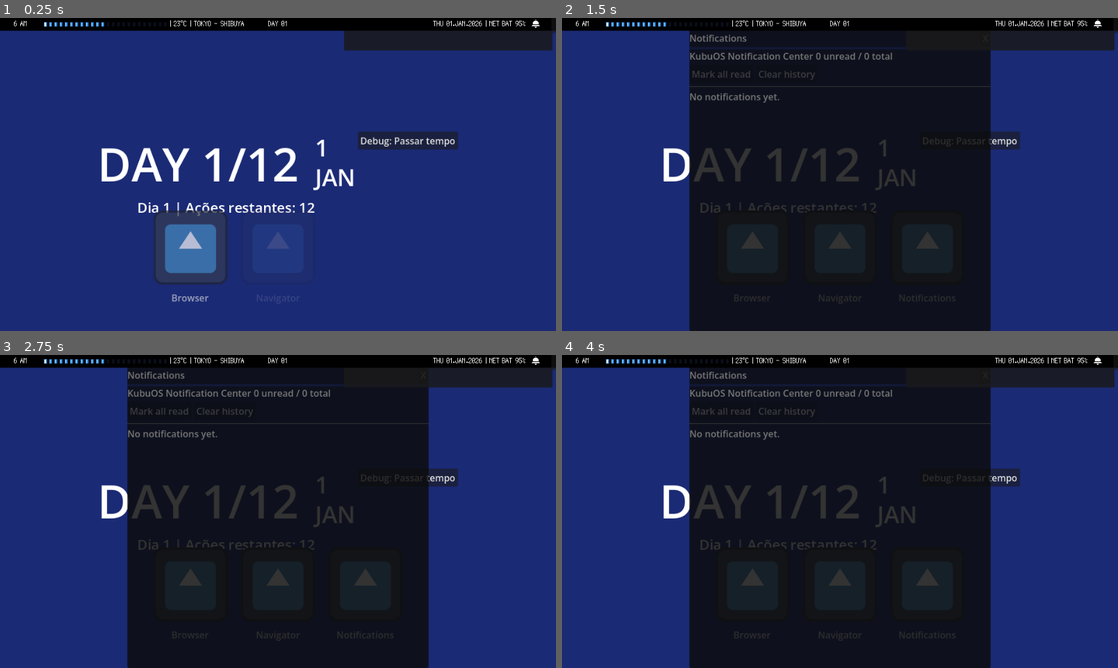
Above: before the commit, frames 1-4 (two rows, left to right).
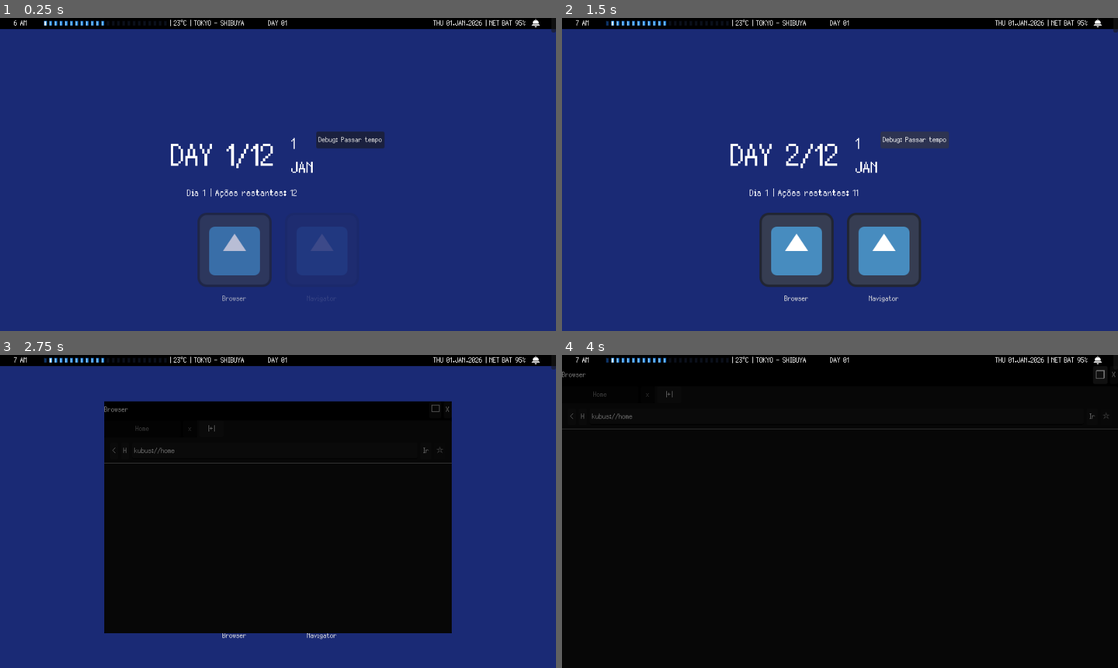
Above: after the commit, the same moments.

Repository: GYU-GAZE/NULL-NETWORK
Game: Godot game, scene res://core/main.tscn
The game is run twice, just before and just after one commit, with the same random seed, the same clock (stepped at 60 frames per second) and the same inputs. The engine's default icon, where the game draws it, is replaced by a stand-in: a white triangle on a blue panel in a dark square.
Inputs (mouse positions are in pixels of both pictures, inside the frame that each line leads up to):
- Up to frame 1 (0.25 s): no input
- Up to frame 2 (1.5 s): click (928, 262) at 0.5 s, where only the run before the commit has a clickable "Notifications"; click "Debug: Passar tempo" at 1.25 s
- Up to frame 3 (2.75 s): click "Browser" at 2 s
- Up to frame 4 (4 s): click "Navigator" at 2.75 s; click (995, 408) at 3.5 s, where only the run after the commit has a clickable "□"

The runs differ from the first frame. In frame 1, 11% of the frame differs, in the area x 0-100%, y 0-92%; in frame 2, 55%; in frame 3, 30%; in frame 4, 55%, in the area x 0-100%, y 0-100%.

Commit message:
forum respect window limit

Diff:
--- a/apps/browser/app_browser.tscn
+++ b/apps/browser/app_browser.tscn
@@ -1,6 +1,5 @@
 [gd_scene format=3 uid="uid://dcoqma7h6c75u"]
 
-[ext_resource type="Theme" uid="uid://di75uk752biah" path="res://data/assets/themes/kububrowser.tres" id="1_ipe0g"]
 [ext_resource type="Script" uid="uid://cwms4o3bngg47" path="res://apps/browser/browser.gd" id="1_mufrk"]
 [ext_resource type="PackedScene" uid="uid://c15t5fwjule8g" path="res://apps/browser/browser_tab_button.tscn" id="2_4noms"]
 [ext_resource type="PackedScene" uid="uid://br0t7kf5rrafw" path="res://apps/browser/browser_new_tab_button.tscn" id="3_fx11j"]
@@ -9,7 +8,7 @@
 [ext_resource type="PackedScene" uid="uid://dlkm01xdtlvo2" path="res://systems/ui/alert_box.tscn" id="5_l1ivm"]
 
 [node name="BrowserApp" type="Panel" unique_id=1373929234]
-theme = ExtResource("1_ipe0g")
+clip_contents = true
 script = ExtResource("1_mufrk")
 tab_button_scene = ExtResource("2_4noms")
 new_tab_button_scene = ExtResource("3_fx11j")
@@ -92,6 +91,7 @@
 layout_mode = 2
 
 [node name="ContentArea" type="MarginContainer" parent="MainVBox" unique_id=1789936585]
+clip_contents = true
 layout_mode = 2
 size_flags_vertical = 3
 
@@ -106,10 +106,18 @@
 size_flags_horizontal = 3
 size_flags_vertical = 3
 
-[node name="CustomSiteContainer" type="MarginContainer" parent="MainVBox/ContentArea" unique_id=1185931622]
+[node name="CustomSiteScroll" type="ScrollContainer" parent="MainVBox/ContentArea" unique_id=1164053081]
 unique_name_in_owner = true
 visible = false
 layout_mode = 2
+horizontal_scroll_mode = 0
+
+[node name="CustomSiteContainer" type="MarginContainer" parent="MainVBox/ContentArea/CustomSiteScroll" unique_id=1185931622]
+unique_name_in_owner = true
+visible = false
+layout_mode = 2
+size_flags_horizontal = 3
+size_flags_vertical = 3
 
 [node name="AlertLayer" type="Control" parent="." unique_id=1159255861]
 layout_mode = 1
--- a/apps/browser/browser.gd
+++ b/apps/browser/browser.gd
@@ -29,6 +29,7 @@
 
 @onready var normal_site_scroll: ScrollContainer = %NormalSiteScroll
 @onready var normal_site_content: VBoxContainer = %NormalSiteContent
+@onready var custom_site_scroll: ScrollContainer = %CustomSiteScroll
 @onready var custom_site_container: MarginContainer = %CustomSiteContainer
 
 var tabs: Array[BrowserTabData] = []
@@ -323,7 +324,7 @@
 
 
 func _render_403_error() -> void:
-	custom_site_container.hide()
+	custom_site_scroll.hide()
 	normal_site_scroll.show()
 
 	var error_label := Label.new()
@@ -335,7 +336,7 @@
 
 
 func _render_missing_scene_error(page: WebsitePage) -> void:
-	custom_site_container.hide()
+	custom_site_scroll.hide()
 	normal_site_scroll.show()
 
 	var error_label := Label.new()
@@ -348,10 +349,16 @@
 
 func _render_custom_site(scene: PackedScene, state: Dictionary = {}) -> void:
 	normal_site_scroll.hide()
-	custom_site_container.show()
+	custom_site_scroll.show()
 
 	var instance: Node = scene.instantiate()
 	custom_site_container.add_child(instance)
+
+	if instance is Control:
+		var control := instance as Control
+		control.custom_minimum_size = Vector2.ZERO
+		control.size_flags_horizontal = Control.SIZE_EXPAND_FILL
+		control.size_flags_vertical = Control.SIZE_EXPAND_FILL
 
 	_connect_browser_navigation_signals(instance)
 
--- /dev/null
+++ b/core/autoloads/kubu_os_metrics.gd
@@ -0,0 +1,43 @@
+extends Node
+
+signal metrics_changed
+
+@export_category("Base")
+@export var base_resolution: Vector2 = Vector2(960, 540)
+
+@export_category("OS Chrome")
+@export var taskbar_height: float = 19.0
+@export var dock_height: float = 0.0
+@export var reserved_left_width: float = 0.0
+@export var reserved_right_width: float = 0.0
+
+@export_category("Notifications")
+@export var notification_panel_size: Vector2 = Vector2(360, 300)
+@export var notification_right_margin: float = 6.0
+@export var notification_top_gap: float = 0.0
+
+@export_category("Toast")
+@export var toast_right_margin: float = 6.0
+@export var toast_top_gap: float = 4.0
+@export var toast_hidden_extra_y: float = 6.0
+
+@export_category("Windows")
+@export var default_window_margin: float = 0.0
+
+
+func get_work_area_position() -> Vector2:
+	return Vector2(
+		reserved_left_width,
+		taskbar_height
+	)
+
+
+func get_work_area_size(parent_size: Vector2) -> Vector2:
+	return Vector2(
+		max(0.0, parent_size.x - reserved_left_width - reserved_right_width),
+		max(0.0, parent_size.y - taskbar_height - dock_height)
+	)
+
+
+func emit_changed() -> void:
+	metrics_changed.emit()
--- a/core/main.tscn
+++ b/core/main.tscn
@@ -5,7 +5,6 @@
 [ext_resource type="Texture2D" uid="uid://c30ys4pi4314n" path="res://icon.svg" id="3_brq4u"]
 [ext_resource type="PackedScene" uid="uid://dcoqma7h6c75u" path="res://apps/browser/app_browser.tscn" id="4_jsmgm"]
 [ext_resource type="PackedScene" uid="uid://b2jukdy0iqin4" path="res://apps/navigator/app_navigator.tscn" id="5_xhu5d"]
-[ext_resource type="Resource" uid="uid://fu3bq14o7fy3" path="res://data/content/apps/app_notifications.tres" id="6_cus2n"]
 [ext_resource type="PackedScene" uid="uid://dbcmrbcstca3l" path="res://systems/window_manager/window_manager.tscn" id="6_rayt5"]
 [ext_resource type="PackedScene" uid="uid://b65wapqwc7vgi" path="res://systems/desktop/kubu_top_taskbar.tscn" id="8_brq4u"]
 [ext_resource type="PackedScene" uid="uid://b80q2304dxkkp" path="res://systems/ui/kubu_notification_panel.tscn" id="8_jsmgm"]
@@ -17,8 +16,8 @@
 app_name = "Browser"
 app_icon = ExtResource("3_brq4u")
 app_scene = ExtResource("4_jsmgm")
-default_window_size = Vector2(1200, 800)
-min_window_size = Vector2(800, 500)
+default_window_size = Vector2(600, 400)
+min_window_size = Vector2(400, 250)
 can_resize = true
 metadata/_custom_type_script = "uid://b2kr16bkp27ck"
 
@@ -28,20 +27,20 @@
 app_name = "Navigator"
 app_icon = ExtResource("3_brq4u")
 app_scene = ExtResource("5_xhu5d")
-default_window_size = Vector2(500, 500)
+default_window_size = Vector2(250, 250)
+min_window_size = Vector2(200, 150)
 can_resize = true
 metadata/_custom_type_script = "uid://b2kr16bkp27ck"
 
 [node name="Main" type="Node" unique_id=977689112]
 
 [node name="Desktop" parent="." unique_id=522692328 instance=ExtResource("1_kagtj")]
-installed_apps = Array[ExtResource("2_cus2n")]([SubResource("Resource_kagtj"), SubResource("Resource_cus2n"), ExtResource("6_cus2n")])
+installed_apps = Array[ExtResource("2_cus2n")]([SubResource("Resource_kagtj"), SubResource("Resource_cus2n")])
 
 [node name="WindowManagerLayer" type="CanvasLayer" parent="." unique_id=241559017]
 layer = 10
 
 [node name="WindowManager" parent="WindowManagerLayer" unique_id=211618596 instance=ExtResource("6_rayt5")]
-reserved_top_height = 19.0
 
 [node name="OSChromeLayer" type="CanvasLayer" parent="." unique_id=790163479]
 layer = 20
@@ -49,15 +48,8 @@
 [node name="KubuNotificationPanel" parent="OSChromeLayer" unique_id=805521796 instance=ExtResource("8_jsmgm")]
 size_flags_horizontal = 4
 size_flags_vertical = 0
-taskbar_height = 19.0
-panel_size = Vector2(360, 300)
-right_margin = 6.0
 
 [node name="NotificationLayer" parent="OSChromeLayer" unique_id=1039715699 instance=ExtResource("9_xhu5d")]
-taskbar_height = 19.0
-right_margin = 6.0
-top_gap = 4.0
-hidden_extra_y = 6.0
 
 [node name="KubuTopTaskbar" parent="OSChromeLayer" unique_id=614386726 instance=ExtResource("8_brq4u")]
 custom_minimum_size = Vector2(0, 22)
--- a/project.godot
+++ b/project.godot
@@ -31,6 +31,7 @@
 UniversalAlerts="*uid://c0hyybnt1hst3"
 ForumThreadDatabase="*uid://bpdyhjd4pvl84"
 ForumThreadWatcher="*uid://dr6lhsur8ec0t"
+KubuOSMetrics="*uid://c6c2hs74gfwis"
 
 [display]
 
@@ -40,6 +41,13 @@
 window/stretch/aspect="expand"
 window/stretch/scale_mode="integer"
 
+[gui]
+
+theme/default_font_antialiasing=0
+theme/default_font_hinting=0
+theme/default_font_subpixel_positioning=0
+theme/custom="uid://b7gxuuxwdgv0u"
+
 [rendering]
 
 textures/canvas_textures/default_texture_filter=0
--- a/systems/desktop/kubu_top_taskbar.gd
+++ b/systems/desktop/kubu_top_taskbar.gd
@@ -48,6 +48,12 @@
 
 
 func _ready() -> void:
+	_apply_metrics()
+
+	if not KubuOSMetrics.metrics_changed.is_connected(_apply_metrics):
+		KubuOSMetrics.metrics_changed.connect(_apply_metrics)
+
+	temperature_label.text = temperature_label_text
 	temperature_label.text = temperature_label_text
 	location_label.text = location_label_text
 	network_label.text = network_label_text
@@ -71,6 +77,11 @@
 	_refresh_from_time_manager()
 	_refresh_notification_badge()
 
+func _apply_metrics() -> void:
+	custom_minimum_size = Vector2(custom_minimum_size.x, KubuOSMetrics.taskbar_height)
+	size = Vector2(size.x, KubuOSMetrics.taskbar_height)
+	offset_top = 0.0
+	offset_bottom = KubuOSMetrics.taskbar_height
 
 func _collect_action_pips() -> void:
 	action_pips.clear()
--- a/systems/ui/kubu_notification_center.tscn
+++ b/systems/ui/kubu_notification_center.tscn
@@ -51,7 +51,6 @@
 text = "No notifications yet."
 
 [node name="ScrollContainer" type="ScrollContainer" parent="MarginContainer/VBoxContainer" unique_id=1140984787]
-custom_minimum_size = Vector2(0, 240)
 layout_mode = 2
 size_flags_vertical = 3
 
--- a/systems/ui/kubu_notification_panel.gd
+++ b/systems/ui/kubu_notification_panel.gd
@@ -4,10 +4,10 @@
 signal panel_opened
 signal panel_closed
 
-@export_category("Layout")
-@export var taskbar_height: float = 36.0
-@export var panel_size: Vector2 = Vector2(420, 420)
-@export var right_margin: float = 8.0
+@export_category("Fallback Layout")
+@export var taskbar_height: float = 19.0
+@export var panel_size: Vector2 = Vector2(360, 300)
+@export var right_margin: float = 6.0
 @export var top_gap: float = 0.0
 
 @export_category("Animation")
@@ -28,9 +28,15 @@
 	mouse_filter = Control.MOUSE_FILTER_IGNORE
 	visible = true
 
+	_sync_metrics()
+
+	if not KubuOSMetrics.metrics_changed.is_connected(_on_metrics_changed):
+		KubuOSMetrics.metrics_changed.connect(_on_metrics_changed)
+
 	if panel_container != null:
 		panel_container.mouse_filter = Control.MOUSE_FILTER_STOP
 		panel_container.set_anchors_preset(Control.PRESET_TOP_LEFT)
+		panel_container.custom_minimum_size = Vector2.ZERO
 
 	if not GlobalSignals.request_toggle_notification_center.is_connected(toggle):
 		GlobalSignals.request_toggle_notification_center.connect(toggle)
@@ -81,17 +87,31 @@
 	_apply_layout(false)
 
 
+func _sync_metrics() -> void:
+	taskbar_height = KubuOSMetrics.taskbar_height
+	panel_size = KubuOSMetrics.notification_panel_size
+	right_margin = KubuOSMetrics.notification_right_margin
+	top_gap = KubuOSMetrics.notification_top_gap
+
+
+func _on_metrics_changed() -> void:
+	_sync_metrics()
+	_apply_layout(false)
+
+
 func _apply_layout(animated: bool) -> void:
 	if panel_container == null:
 		return
 
 	panel_container.set_anchors_preset(Control.PRESET_TOP_LEFT)
+	panel_container.custom_minimum_size = Vector2.ZERO
 	panel_container.size = panel_size
 
-	var target_position: Vector2 = _get_open_position()
+	var runtime_panel_size: Vector2 = _get_runtime_panel_size()
+	var target_position: Vector2 = _get_open_position(runtime_panel_size)
 
 	if not is_open:
-		target_position = _get_closed_position()
+		target_position = _get_closed_position(runtime_panel_size)
 
 	if not animated:
 		panel_container.position = target_position
@@ -110,23 +130,35 @@
 	)
 
 
-func _get_open_position() -> Vector2:
+func _get_open_position(runtime_panel_size: Vector2) -> Vector2:
 	var root_size: Vector2 = _get_root_size()
 
-	var x: float = root_size.x - panel_size.x - right_margin
+	var x: float = root_size.x - runtime_panel_size.x - right_margin
 	var y: float = taskbar_height + top_gap
 
-	x = clamp(x, 0.0, max(0.0, root_size.x - panel_size.x))
+	x = clamp(x, 0.0, max(0.0, root_size.x - runtime_panel_size.x))
 
 	return Vector2(x, y)
 
 
-func _get_closed_position() -> Vector2:
-	var open_position: Vector2 = _get_open_position()
+func _get_closed_position(runtime_panel_size: Vector2) -> Vector2:
+	var open_position: Vector2 = _get_open_position(runtime_panel_size)
 
 	return Vector2(
 		open_position.x,
-		taskbar_height - panel_size.y
+		-runtime_panel_size.y
+	)
+
+
+func _get_runtime_panel_size() -> Vector2:
+	var runtime_size: Vector2 = panel_container.size
+
+	if runtime_size.x <= 0.0 or runtime_size.y <= 0.0:
+		runtime_size = panel_size
+
+	return Vector2(
+		max(1.0, runtime_size.x),
+		max(1.0, runtime_size.y)
 	)
 
 
--- a/systems/ui/notification_layer.gd
+++ b/systems/ui/notification_layer.gd
@@ -4,11 +4,11 @@
 @export_category("Scene")
 @export var toast_scene: PackedScene
 
-@export_category("OS Chrome Position")
-@export var taskbar_height: float = 36.0
-@export var right_margin: float = 8.0
-@export var top_gap: float = 6.0
-@export var hidden_extra_y: float = 8.0
+@export_category("Fallback OS Chrome Position")
+@export var taskbar_height: float = 19.0
+@export var right_margin: float = 6.0
+@export var top_gap: float = 4.0
+@export var hidden_extra_y: float = 6.0
 
 @export_category("Behavior")
 @export var max_visible_notifications: int = 1
@@ -22,6 +22,11 @@
 func _ready() -> void:
 	mouse_filter = Control.MOUSE_FILTER_IGNORE
 
+	_sync_metrics()
+
+	if not KubuOSMetrics.metrics_changed.is_connected(_on_metrics_changed):
+		KubuOSMetrics.metrics_changed.connect(_on_metrics_changed)
+
 	if not UniversalNotifications.notification_requested.is_connected(_on_notification_requested):
 		UniversalNotifications.notification_requested.connect(_on_notification_requested)
 
@@ -32,6 +37,17 @@
 	if GlobalSignals.has_signal("request_close_notification_center"):
 		if not GlobalSignals.request_close_notification_center.is_connected(_on_notification_center_closed):
 			GlobalSignals.request_close_notification_center.connect(_on_notification_center_closed)
+
+
+func _sync_metrics() -> void:
+	taskbar_height = KubuOSMetrics.taskbar_height
+	right_margin = KubuOSMetrics.toast_right_margin
+	top_gap = KubuOSMetrics.toast_top_gap
+	hidden_extra_y = KubuOSMetrics.toast_hidden_extra_y
+
+
+func _on_metrics_changed() -> void:
+	_sync_metrics()
 
 
 func _on_notification_requested(title: String, message: String) -> void:
@@ -119,7 +135,7 @@
 
 	return Vector2(
 		final_pos.x,
-		taskbar_height - toast_size.y - hidden_extra_y
+		-toast_size.y - hidden_extra_y
 	)
 
 
--- a/systems/window_manager/window_base.tscn
+++ b/systems/window_manager/window_base.tscn
@@ -45,6 +45,7 @@
 
 [node name="ContentContainer" type="MarginContainer" parent="Background/MainVBox" unique_id=1333449598]
 unique_name_in_owner = true
+clip_contents = true
 layout_mode = 2
 size_flags_vertical = 3
 
--- a/systems/window_manager/window_manager.gd
+++ b/systems/window_manager/window_manager.gd
@@ -4,18 +4,23 @@
 @export_category("Dependencies")
 @export var window_base_scene: PackedScene
 
-@export_category("OS Reserved Areas")
-@export var reserved_top_height: float = 36.0
+@export_category("Fallback OS Reserved Areas")
+@export var reserved_top_height: float = 19.0
 @export var reserved_bottom_height: float = 0.0
 @export var reserved_left_width: float = 0.0
 @export var reserved_right_width: float = 0.0
 
-var open_windows: Dictionary = {} # app_id -> WindowBase
-var saved_window_states: Dictionary = {} # app_id -> Dictionary { position, size }
+var open_windows: Dictionary = {}
+var saved_window_states: Dictionary = {}
 
 
 func _ready() -> void:
 	mouse_filter = Control.MOUSE_FILTER_IGNORE
+
+	_sync_metrics()
+
+	if not KubuOSMetrics.metrics_changed.is_connected(_on_metrics_changed):
+		KubuOSMetrics.metrics_changed.connect(_on_metrics_changed)
 
 	GlobalSignals.request_open_app.connect(_on_request_open_app)
 	GlobalSignals.request_close_app.connect(close_window)
@@ -138,6 +143,21 @@
 	return parent_size
 
 
+func _sync_metrics() -> void:
+	reserved_top_height = KubuOSMetrics.taskbar_height
+	reserved_bottom_height = KubuOSMetrics.dock_height
+	reserved_left_width = KubuOSMetrics.reserved_left_width
+	reserved_right_width = KubuOSMetrics.reserved_right_width
+
+
+func _on_metrics_changed() -> void:
+	_sync_metrics()
+
+	for window in open_windows.values():
+		if window is WindowBase:
+			_clamp_window_to_work_area(window as WindowBase)
+
+
 func _apply_saved_or_default_window_state(app_id: String, window: WindowBase) -> void:
 	if saved_window_states.has(app_id):
 		var state: Dictionary = saved_window_states[app_id]
--- a/systems/window_manager/window_manager.tscn
+++ b/systems/window_manager/window_manager.tscn
@@ -13,4 +13,3 @@
 mouse_filter = 2
 script = ExtResource("1_uq54c")
 window_base_scene = ExtResource("2_mospc")
-reserved_top_height = 19.0
Not shown, added: core/autoloads/kubu_os_metrics.gd.uid
